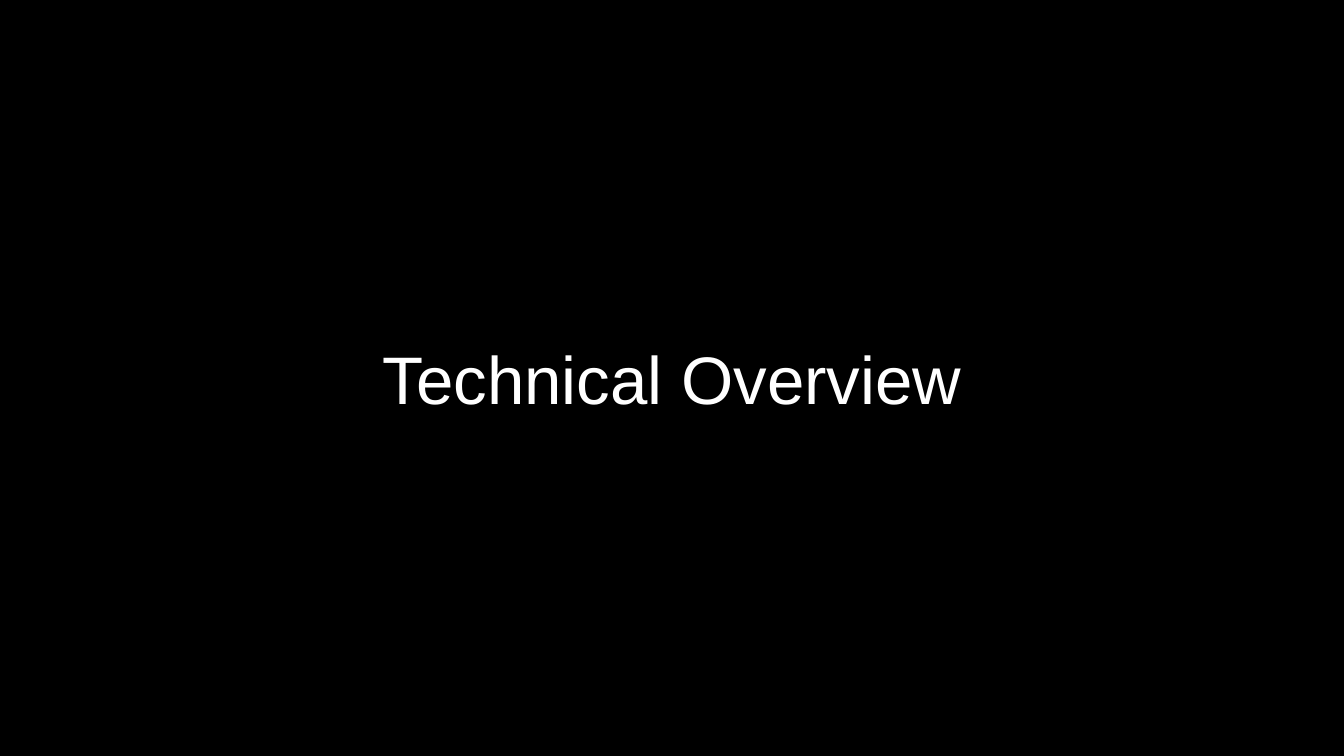
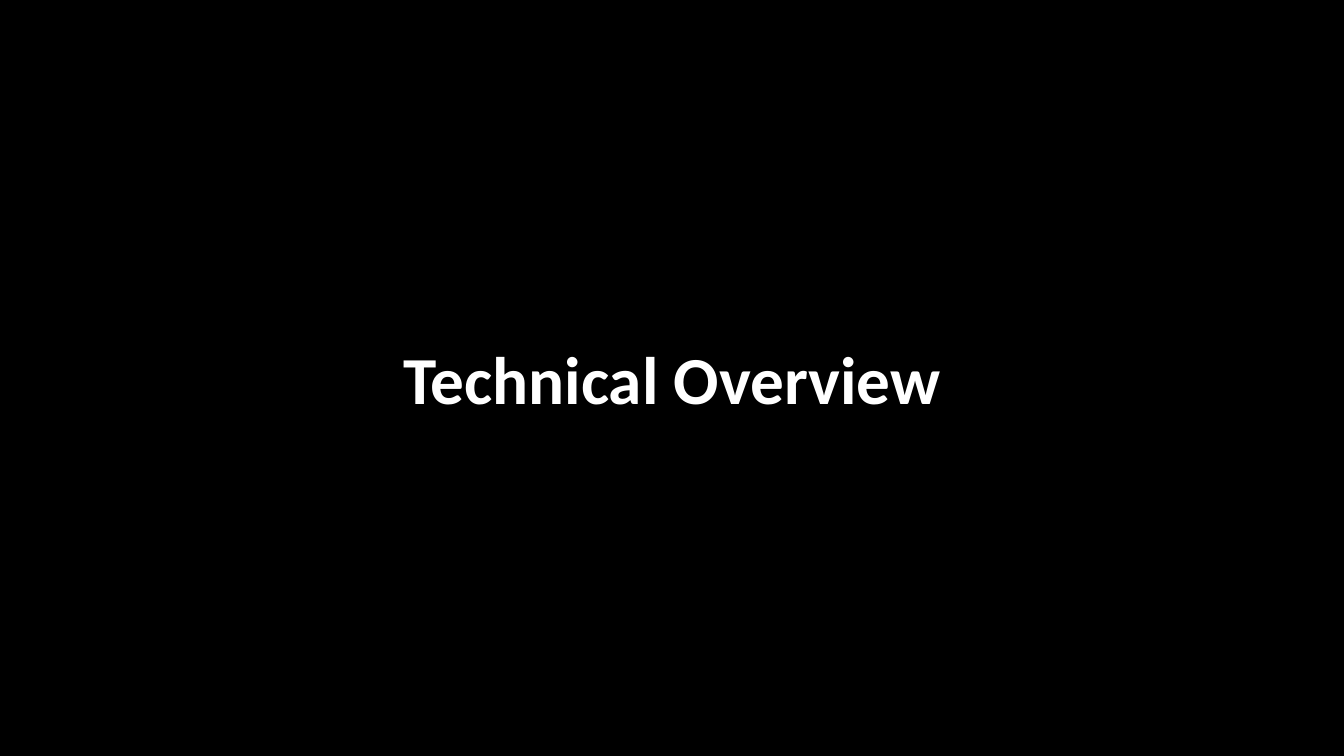
Before and after one commit to LionWeb-io/specification, a slide deck: slide 8 of resources/LangDev Talk.pptx (slide 12 before the commit). Drawn at 1344x756 pixels with LibreOffice and Linux fonts; fonts in the diff are those of the drawing. Boxes give left, top, right and bottom in pixels: in the first picture for what was removed or moved away, otherwise in the second. Text is boxed around its words. In the diff, an @@ line names an element or a change of style, - is before the commit and + after.

```diff
--- a/resources/LangDev Talk.pptx
+++ b/resources/LangDev Talk.pptx
@@ title "Technical Overview" at <box>403,357,941,405</box>: font Arial to Calibri, bold on @@
```
Also in this commit, not shown: 13 other slides changed, 7 slides added, 6 slides removed.
